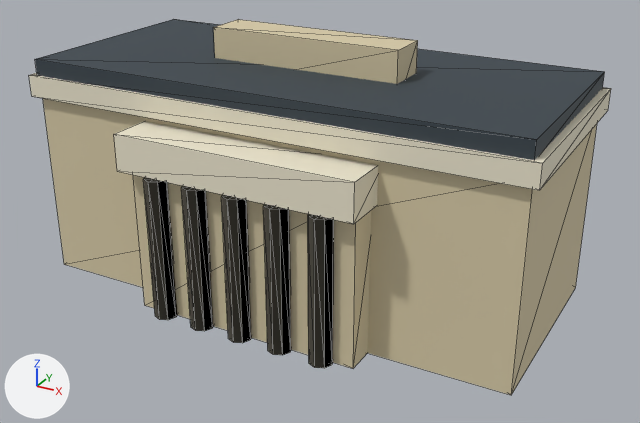
Before and after pictures for a commit that changed the glTF model assets/models/mariinsky.glb.
Before and after are seen from a 50 mm lens placed at (11.44, -20.38, 12.31), pointed at (0.62, -0.71, 2.48). The axes (+X, +Y, +Z) are drawn at lower left. The lights are the same throughout. The picture after the commit comes second. Mesh edges are drawn as thin lines. Vertices at exactly the same position are counted once.

In view in the first picture: 'mariinsky'.
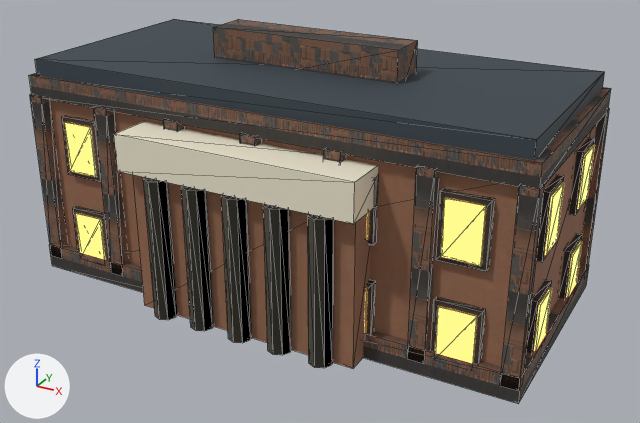
Diff of the bpy script that builds the scene:
```diff
--- a/assets/models/mariinsky.glb.py
+++ b/assets/models/mariinsky.glb.py
@@ mat_realplaster @@
+mat_realplaster = bpy.data.materials.new('realPlaster')
+# uses the picture img_image_0
+# uses the picture img_image_1
+# uses the picture img_image_2
@@ mat_realtrim @@
+mat_realtrim = bpy.data.materials.new('realTrim')
+# uses the picture img_image_3
+# uses the picture img_image_4
+# uses the picture img_image_5
@@ me_mariinsky @@
-me_mariinsky.from_pydata(...)  # 138 vertices, 232 faces; spans x -7.2..7.2, y -4.22..3.2, z 0.0..7.2
+me_mariinsky.from_pydata(...)  # 706 vertices, 1084 faces; spans x -7.25..7.25, y -4.22..3.25, z 0.0..7.2
+# me_mariinsky part 1: a new loose piece, a box spanning x -7.25..7.25, y -3.25..3.25, z 0.0..0.7, in mat_realtrim
+# me_mariinsky part 2: a new loose piece, a box spanning x -7.22..-6.78, y -3.25..-2.95, z 0.35..5.35, in mat_realtrim
+# me_mariinsky part 3: a new loose piece, a box spanning x -4.89..-4.44, y -3.25..-2.95, z 0.35..5.35, in mat_realtrim
+# me_mariinsky part 4: a new loose piece, a box spanning x -2.56..-2.11, y -3.25..-2.95, z 0.35..5.35, in mat_realtrim
+# me_mariinsky part 5: a new loose piece, a box spanning x -0.22..0.22, y -3.25..-2.95, z 0.35..5.35, in mat_realtrim
+# me_mariinsky part 6: a new loose piece, a box spanning x 2.11..2.56, y -3.25..-2.95, z 0.35..5.35, in mat_realtrim
+# me_mariinsky part 7: a new loose piece, a box spanning x 4.44..4.89, y -3.25..-2.95, z 0.35..5.35, in mat_realtrim
+# me_mariinsky part 8: a new loose piece, a box spanning x 6.78..7.22, y -3.25..-2.95, z 0.35..5.35, in mat_realtrim
+# me_mariinsky part 9: a new loose piece, a box spanning x 6.78..7.22, y 2.95..3.25, z 0.35..5.35, in mat_realtrim
+# me_mariinsky part 10: a new loose piece, a box spanning x -6.2..-5.0, y -3.16..-2.96, z 0.39..2.09, in mat_frame (black #2a2622)
+# me_mariinsky part 11: a new loose piece, a box spanning x 2.2..3.4, y -3.16..-2.96, z 0.39..2.09, in mat_frame (black #2a2622)
+# me_mariinsky part 12: a new loose piece, a box spanning x 5.0..6.2, y -3.16..-2.96, z 0.39..2.09, in mat_frame (black #2a2622)
+# me_mariinsky part 13: a new loose piece, a box spanning x -6.2..-5.0, y -3.16..-2.96, z 3.14..4.84, in mat_frame (black #2a2622)
+# me_mariinsky part 14: a new loose piece, a box spanning x 2.2..3.4, y -3.16..-2.96, z 3.14..4.84, in mat_frame (black #2a2622)
+# me_mariinsky part 15: a new loose piece, a box spanning x 5.0..6.2, y -3.16..-2.96, z 3.14..4.84, in mat_frame (black #2a2622)
+# me_mariinsky part 16: 328 vertices added at x -7.21..7.21, y -3.21..3.21, z 0.39..4.84
+# me_mariinsky part 17: 24 faces spanning x -7.0..7.0, y -3.8..3.0, z 0.0..5.5 switch from mat_stone (beige #d8cba8) to mat_realplaster
+# me_mariinsky part 18: 12 faces spanning x -2.75..2.75, y -0.6..0.6, z 5.6..7.2 switch from mat_stone (beige #d8cba8) to mat_realtrim
+# me_mariinsky part 19: 12 faces spanning x -7.2..7.2, y -3.2..3.2, z 5.3..5.9 switch from mat_paper (pale yellow #ede6cf) to mat_realtrim
+# other edits to the shape of me_mariinsky do not show in these pictures
 me_mariinsky.materials.append(mat_graphite)
+me_mariinsky.materials.append(mat_frame)  # black #2a2622
+me_mariinsky.materials.append(mat_glass)  # black #0a0e16, glowing orange #ffb060
```

What differs and where, as boxes (x1, y1, x2, y2) in the pictures (640 x 423 px):
'mariinsky', reshaped
    before: (29, 19, 611, 395)
    after: (29, 19, 611, 404)
part 1 of me_mariinsky, added
    after: (49, 245, 589, 404)
part 2 of me_mariinsky, added
    after: (30, 94, 67, 258)
part 3 of me_mariinsky, added
    after: (94, 106, 128, 276)
part 4 of me_mariinsky, added (mostly hidden)
    after: (163, 119, 184, 131)
part 5 of me_mariinsky, added (mostly hidden)
    after: (240, 133, 261, 146)
part 6 of me_mariinsky, added (mostly hidden)
    after: (323, 149, 346, 163)
part 7 of me_mariinsky, added
    after: (407, 166, 439, 364)
part 8 of me_mariinsky, added
    after: (500, 184, 544, 391)
part 9 of me_mariinsky, added
    after: (579, 108, 610, 268)
part 10 of me_mariinsky, added
    after: (73, 206, 110, 260)
part 11 of me_mariinsky, added
    after: (366, 280, 375, 334)
part 12 of me_mariinsky, added
    after: (431, 297, 485, 364)
part 13 of me_mariinsky, added
    after: (62, 115, 101, 182)
part 14 of me_mariinsky, added
    after: (367, 177, 378, 245)
part 15 of me_mariinsky, added
    after: (436, 189, 495, 271)
part 16 of me_mariinsky, added
    after: (64, 122, 595, 364)
part 17 of me_mariinsky, recoloured (beige to brown)
    before: (43, 98, 597, 395)
    after: (49, 99, 597, 368)
part 18 of me_mariinsky, recoloured (darker)
    both: (214, 19, 418, 84)
part 19 of me_mariinsky, recoloured (darker)
    both: (29, 73, 611, 188)
